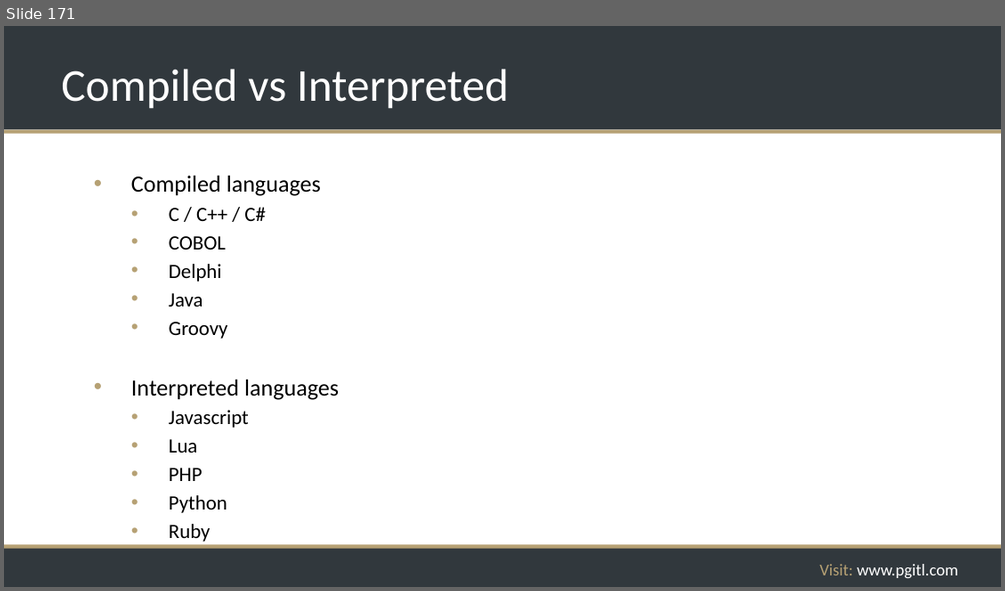
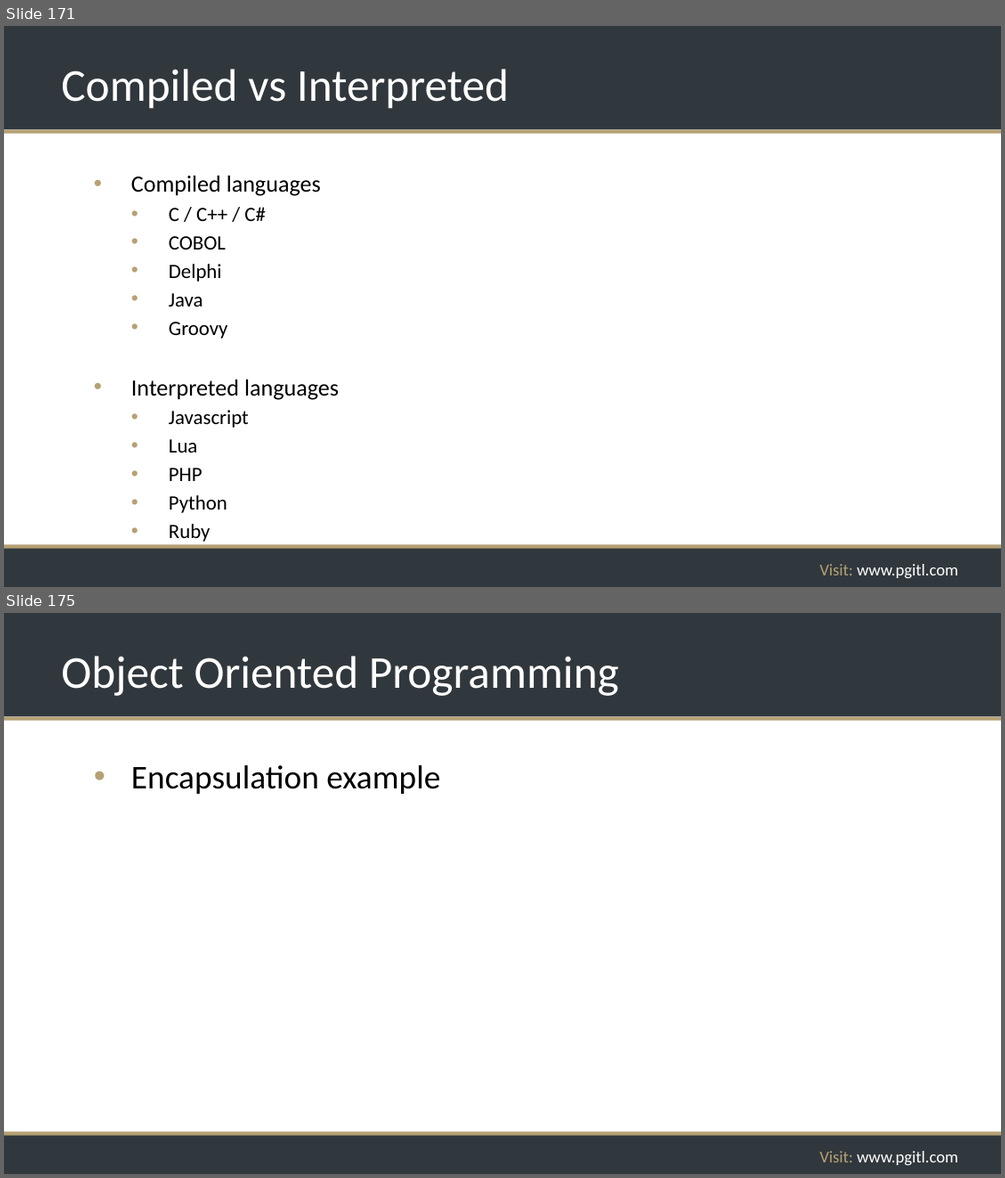
Before and after one commit to rikkouri/project-a, a slide deck: Programming Foundations.pptx. Shown one above the other, each under a label of ours: slide 171 before the commit, slides 171 and 175 after it; the slides between them are not shown. The pictures are 1005x591 and 1005x1178 pixels, drawn with LibreOffice and Linux fonts; fonts in the diff are those of the drawing; background and template pictures are left out. Boxes give left, top, right and bottom in pixels: in the first picture for what was removed or moved away, otherwise in the second. Text is boxed around its words. In the diff, an @@ line names an element or a change of style, - is before the commit and + after.

Commit message:
Numbers examples

```diff
--- a/Programming Foundations.pptx
+++ b/Programming Foundations.pptx
@@ slide 175 added at (4,613,1001,1174), background #FFFFFF; not listed: 5 template elements that a slide beside it also shows @@
@@ title added at (61,656,619,696), 44 pt, text #FFFFFF @@
+Object Oriented Programming
@@ text added at (131,765,440,794), 32 pt, text #000000 @@
+• Encapsulation example
```
Also in this commit, not shown: 2 slides changed, 8 other slides added.
